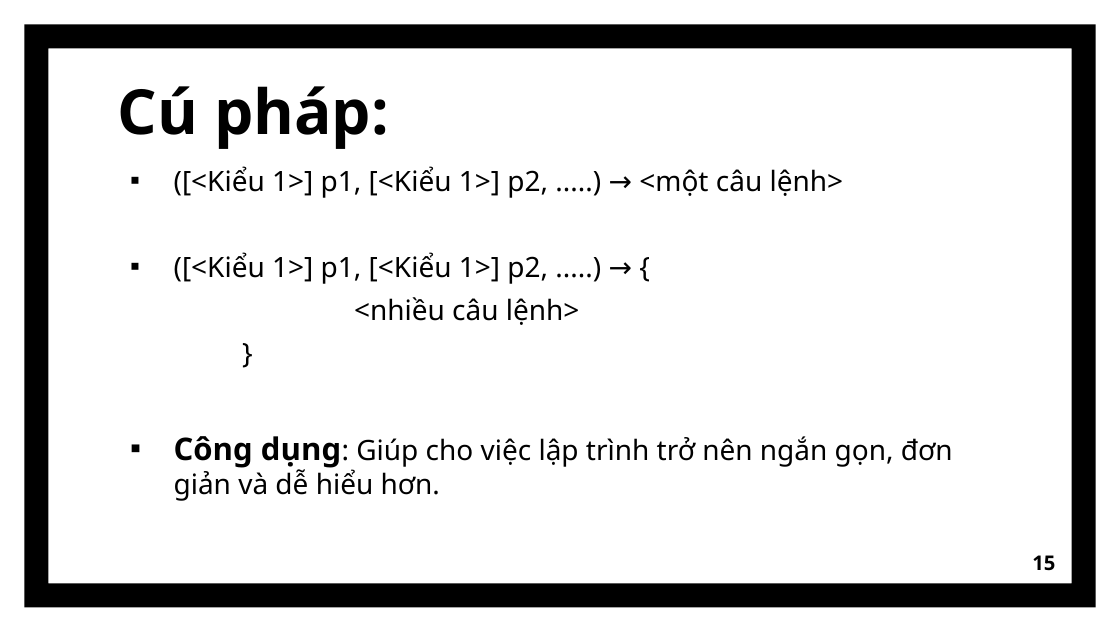
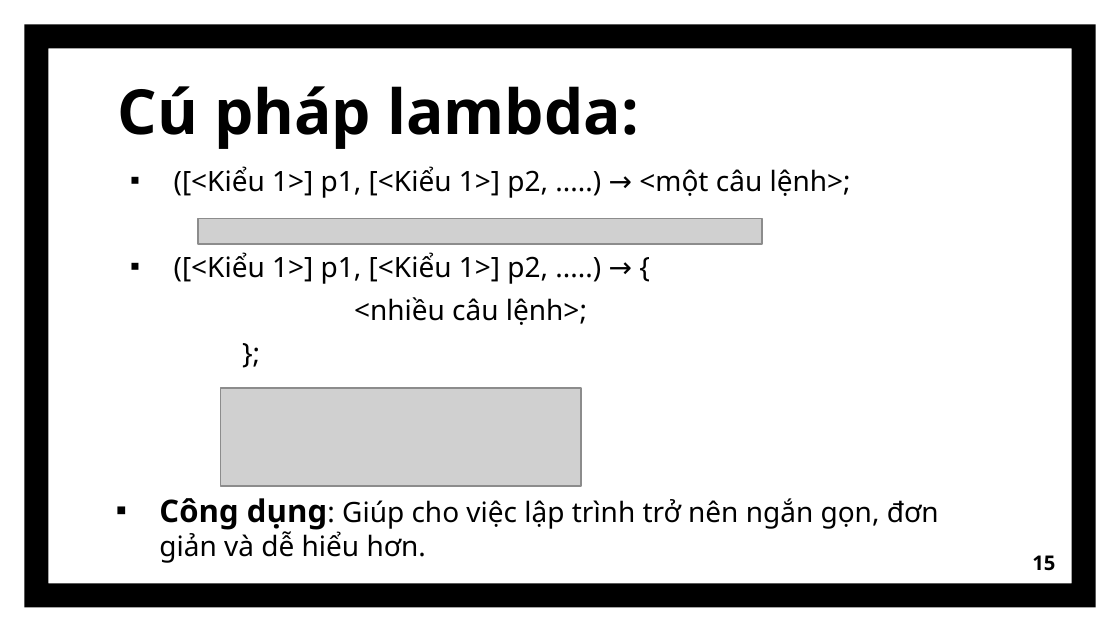
Before and after one commit to GiaHao810/Nhom3, a slide deck: slide 15 of ProjectNhom3/src/baocaogiuaki/lambda/Lambda.pptx. Drawn at 1120x630 pixels with LibreOffice and Linux fonts; fonts in the diff are those of the drawing; grey boxes stand for pictures. Boxes give left, top, right and bottom in pixels: in the first picture for what was removed or moved away, otherwise in the second. Text is boxed around its words. In the diff, an @@ line names an element or a change of style, - is before the commit and + after.

```diff
--- a/ProjectNhom3/src/baocaogiuaki/lambda/Lambda.pptx
+++ b/ProjectNhom3/src/baocaogiuaki/lambda/Lambda.pptx
@@ title at [118, 86, 638, 149]: text changed @@
-Cú pháp:
+Cú pháp lambda:
@@ text at [174, 166, 851, 198]: text changed @@
-▪ ([<Kiểu 1>] p1, [<Kiểu 1>] p2, .....) → <một câu lệnh>
+▪ ([<Kiểu 1>] p1, [<Kiểu 1>] p2, .....) → <một câu lệnh>;
@@ picture added at [198, 218, 763, 243] @@
@@ text at [354, 297, 587, 325]: text changed @@
-<nhiều câu lệnh>
-}
+<nhiều câu lệnh>;
+};
@@ picture added at [221, 388, 581, 486] @@
@@ text "Công dụng: Giúp cho việc ...": place and size @@
-text "Công dụng: Giúp cho việc ..." at [174, 436, 953, 501]
+text "Công dụng: Giúp cho việc ..." at [159, 498, 939, 563]
```
Also in this commit, not shown: 2 other slides changed, 2 slides removed, 9 other files.
